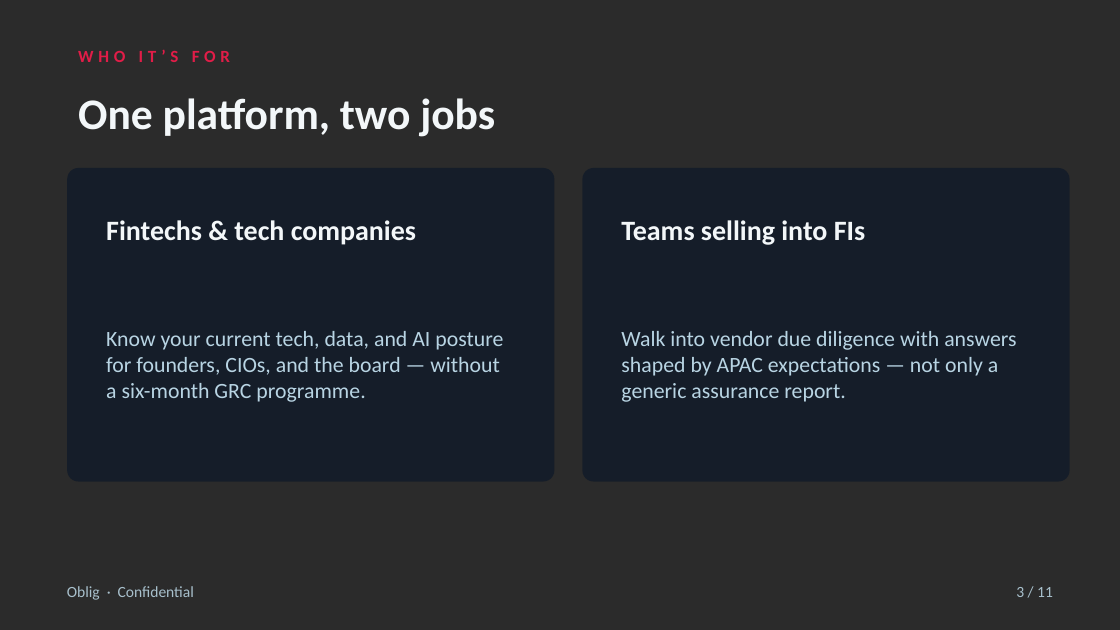
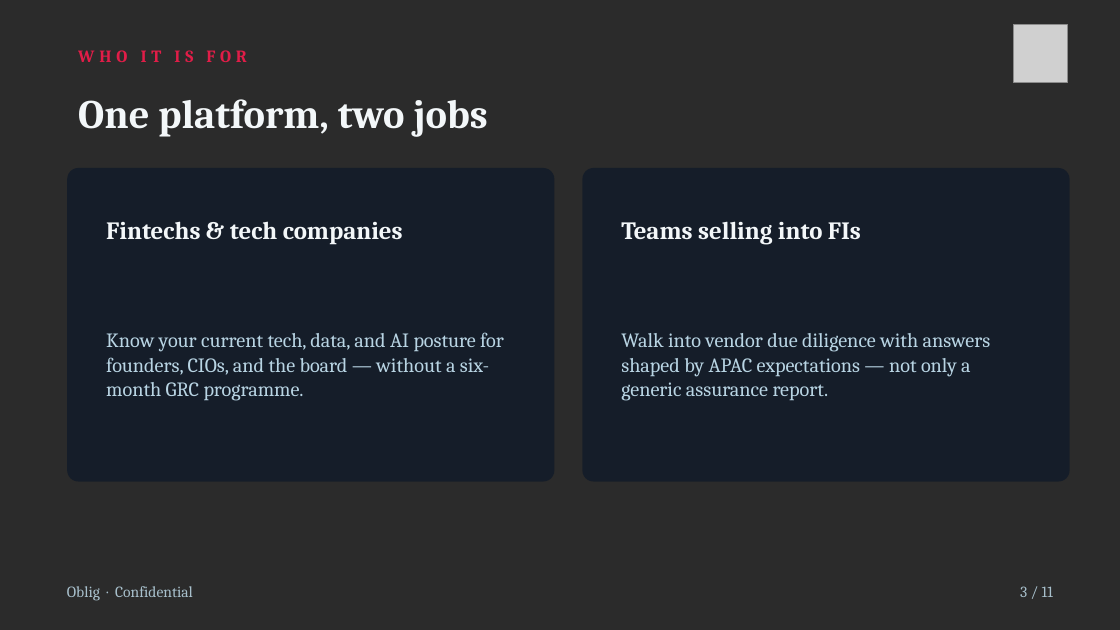
Before and after one commit to ohkariku-boop/oblig, a slide deck: slide 3 of docs/Oblig-Introduction-Deck.pptx. Drawn at 1120x630 pixels with LibreOffice and Linux fonts; fonts in the diff are those of the drawing; grey boxes stand for pictures; background and template pictures are left out; a plain dark background stands for a picture behind light text. Boxes give left, top, right and bottom in pixels: in the first picture for what was removed or moved away, otherwise in the second. Text is boxed around its words. In the diff, an @@ line names an element or a change of style, - is before the commit and + after.

Commit message:
Pitch deck: Oblig logo top-right on all slides; Georgia typeface

```diff
--- a/docs/Oblig-Introduction-Deck.pptx
+++ b/docs/Oblig-Introduction-Deck.pptx
@@ picture added at [1014, 25, 1067, 83] @@
@@ text at [78, 50, 246, 62]: text changed; font Calibri to Cambria @@
-WHO IT’S FOR
+WHO IT IS FOR
@@ text "One platform, two jobs" at [78, 99, 488, 137]: size 28 to 26 pt, font Calibri to Cambria @@
@@ text "Fintechs & tech companies" at [106, 221, 403, 244]: size 18 to 16 pt, font Calibri to Cambria @@
@@ text "Teams selling into FIs" at [621, 221, 861, 244]: size 18 to 16 pt, font Calibri to Cambria @@
@@ text "Know your current tech, data, ..." at [106, 332, 504, 401]: size 14 to 13 pt, font Calibri to Cambria @@
@@ text "Walk into vendor due diligence ..." at [621, 333, 991, 401]: size 14 to 13 pt, font Calibri to Cambria @@
@@ text "Oblig · Confidential" at [67, 586, 193, 601]: font Calibri to Cambria @@
@@ text "3 / 11" at [1020, 586, 1053, 597]: font Calibri to Cambria @@
```
Also in this commit, not shown: 10 other slides changed.
